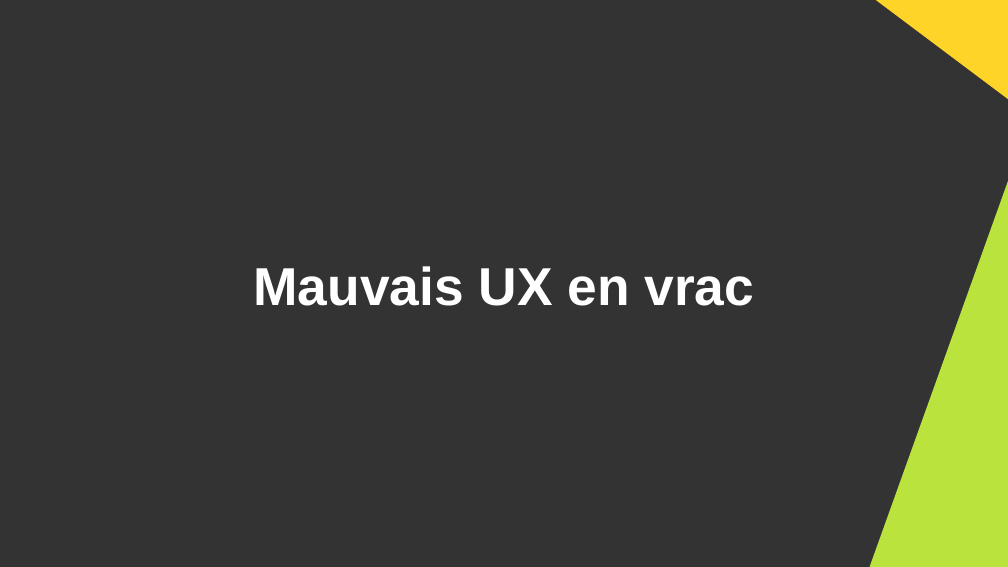
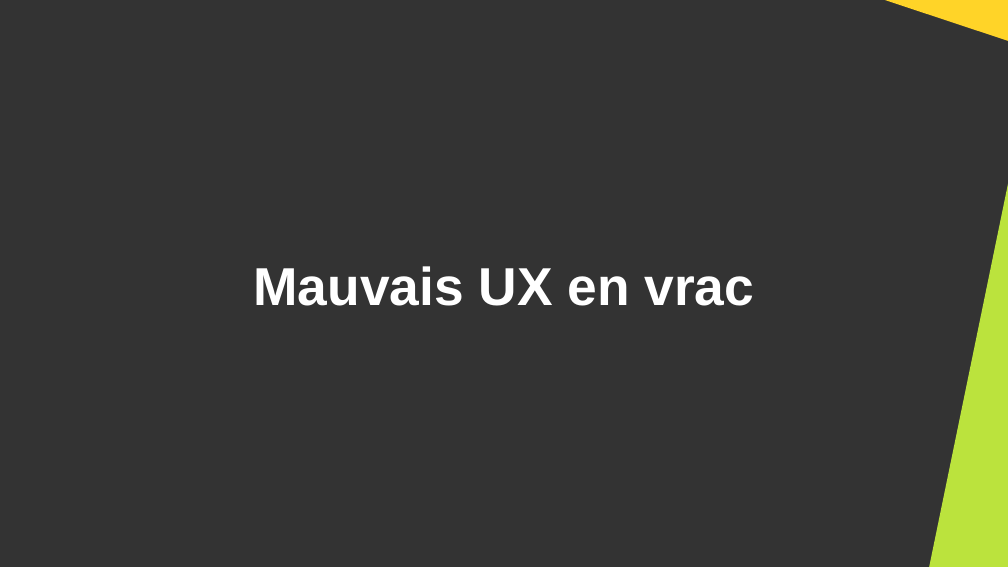
Before and after one commit to DanYellow/cours, a slide deck: slide 36 of ergonomie-et-accessibilite-s2/numero-1/presentation.odp (slide 32 before the commit). Drawn at 1008x567 pixels with LibreOffice and Linux fonts; fonts in the diff are those of the drawing. Boxes give left, top, right and bottom in pixels: in the first picture for what was removed or moved away, otherwise in the second. Text is boxed around its words. In the diff, an @@ line names an element or a change of style, - is before the commit and + after.

```diff
--- a/ergonomie-et-accessibilite-s2/numero-1/presentation.odp
+++ b/ergonomie-et-accessibilite-s2/numero-1/presentation.odp
@@ right triangle: place and size @@
-right triangle at <box>869,0,1008,104</box>
+right triangle at <box>869,0,1008,43</box>
@@ right triangle: place and size @@
-right triangle at <box>869,177,1008,567</box>
+right triangle at <box>929,177,1008,567</box>
```
Also in this commit, not shown: 14 other slides changed, 4 slides added, 2 other files.
